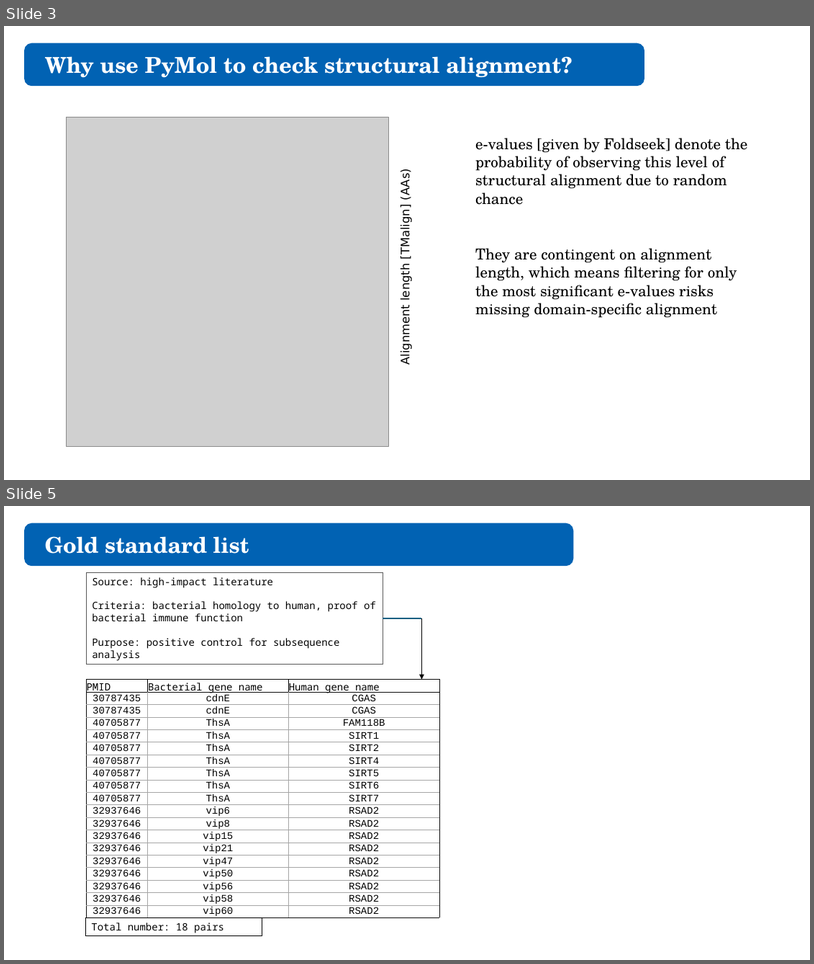
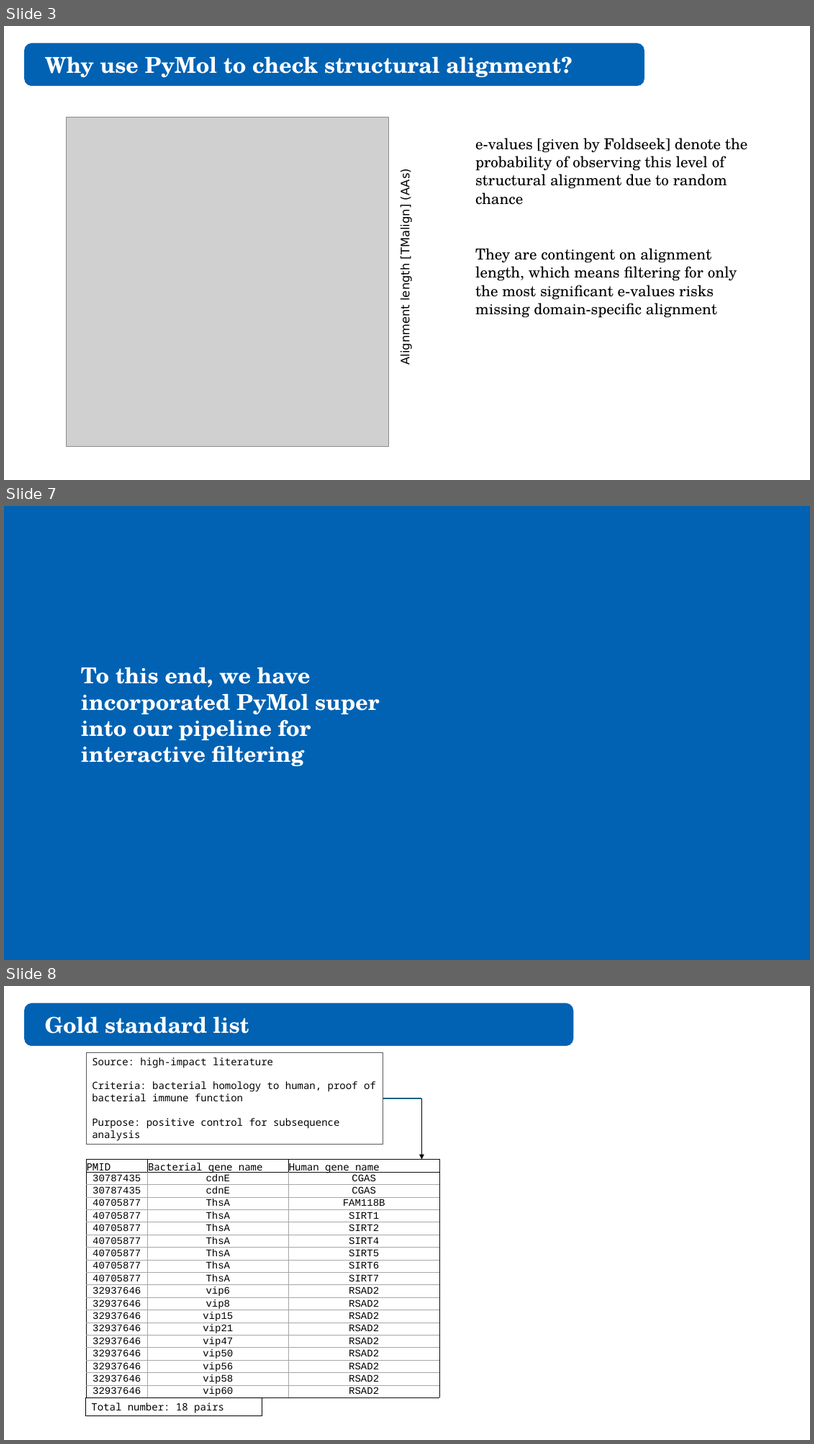
Before and after one commit to juliandeanmoran/BISSH, a slide deck: reports/2026-04-10_projectUpdate_2_jmoran.pptx. Shown one above the other, each under a label of ours: slides 3 and 5 before the commit, slides 3, 7 and 8 after it; the slides between them are not shown. The pictures are 814x964 and 814x1444 pixels, drawn with LibreOffice and Linux fonts; fonts in the diff are those of the drawing; grey boxes stand for pictures. Boxes give left, top, right and bottom in pixels: in the first picture for what was removed or moved away, otherwise in the second. Text is boxed around its words. In the diff, an @@ line names an element or a change of style, - is before the commit and + after.

```diff
--- a/reports/2026-04-10_projectUpdate_2_jmoran.pptx
+++ b/reports/2026-04-10_projectUpdate_2_jmoran.pptx
@@ slide 7 added at <box>4,506,810,960</box>, background #0162B3 @@
@@ text added at <box>81,667,379,766</box>, 26 pt, text #FFFFFF, bold @@
+To this end, we have incorporated PyMol super into our pipeline for interactive filtering
@@ what was slide 5 is now slide 8 @@
```
Also in this commit, not shown: 1 slide changed, 2 other slides added, 26 other files.
